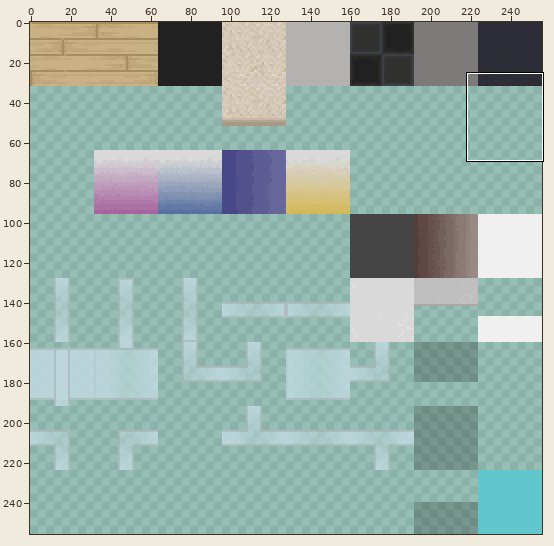
File history of a sprite sheet, floortileset.png. The picture above shows the old version from afar; the outline marks the close-up.
Close-up. Before the commit:
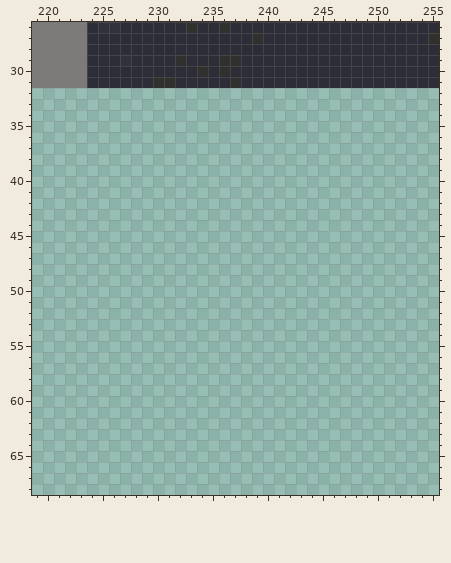
The file is 256x256 pixels. Colours within 5 levels of each other are drawn and written as one. Shown: x 219..255, y 26..68.
The result:
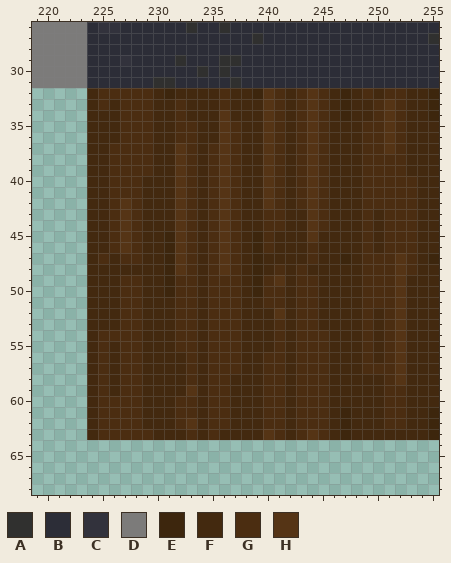
Palette (. is transparent): A #30302f  B #2c2d37  C #32323c  D #7c7b7a  E #3d260d  F #43290f  G #4b2d11  H #553415
Change:
y 32: x 224..255 ................................ -> FGGGGGFEFFFFGFFEHGFGHGFEFGFGGFFE
y 33: x 224..255 ................................ -> FGFGGGFFGFFFGFFFHGFGHGFEFFGHGFFE
y 34: x 224..255 ................................ -> FFFGGGFFGFFFHFFFHGFGHGFEFFGHGFFE
y 35..36: x 224..255 ................................ -> FFFGGGFFGGFFHGFFHGFGHGFFFGGHGFFF
y 37: x 224..255 ................................ -> FFGGGGFFHGFGHGFFHGFGHGFFFGGHGFFF
y 38..39: x 224..255 ................................ -> FFGGGGFFHGFGHGFFHGFGHGFFFGGGGFFF
y 40..41: x 224..255 ................................ -> FFGGGFFFHGFGHGFFHGFGHGFFFGGGGGFF
y 42: x 224..255 ................................ -> FFGHGFFFHGFGHGFFHGFGHGFFFGGGGGFF
y 43..44: x 224..255 ................................ -> FFGHGFFFHGFGHGFFGGFFHGFFFGFGGGFF
y 45: x 224..255 ................................ -> FFGHGFFEHGFGHGFEGFFFHFFFFGFGGGFF
y 46: x 224..255 ................................ -> FFGHGFFEHGFGHGFEGFFFGFFFFGFGGGFF
y 47: x 224..255 ................................ -> FGFGGFFEHGFGHGFEFFFFGFFEFGGGHGFE
y 48: x 224..255 ................................ -> FFFFFFFEHGFGHGFEFGFGFFFFFGGGHGFF
y 49: x 224..255 ................................ -> FFFGGFFEGGFGGGFEGHFGGFFFFGGGHFFF
y 50: x 224..255 ................................ -> FFFGGFFEGGFGGGFEGGFGGFFFFGGGHFFF
y 51: x 224..255 ................................ -> FFFGGFFFGGFGGGFFGGFGGFFFFGGGHFFF
y 52: x 224..255 ................................ -> FFFGGFFFGGFGGGFFFHFGGFFFFGFGHFFF
y 53: x 224..255 ................................ -> FFFGGFFFGGFGGGFFFGFGGFFFFGFGHFFF
y 54: x 224..255 ................................ -> FGGGGFFFGGFGGGFFFGFGGGFFFGFGHFFF
y 55: x 224..255 ................................ -> FGFGGFFFGGFGGGFFFGFGGGFFFGFGHFFF
y 56: x 224..255 ................................ -> FGFGGFFFFGFGGGFFGGFGGGFFFGFGHFFF
y 57: x 224..255 ................................ -> FGFGGFFFFGFGGGFFGGFGGGFFFGGGHFFF
y 58: x 224..255 ................................ -> FGFGGFFFFGFGGFFFGGFGGGFFFFFGHFFF
y 59: x 224..255 ................................ -> FGFGGFFFFHFGGFFFGGFGGGFFFFFGGFFF
y 60: x 224..255 ................................ -> FGGGGFFFGGFGGFFFGGFGGGFFFFFGGFFF
y 61: x 224..255 ................................ -> FGGGGFFFGGFGGFFFGGFGGGFEFFFGGFFE
y 62: x 224..255 ................................ -> FGGGGFFFGHFGGFFFGGFGGGFEFFFGGFFE
y 63: x 224..255 ................................ -> FGGGGGFFFGFGFFFFHGFGHGFEFFFFFFFE
Pixel boxes of the changes (left, top, right, bottom) in both close-ups:
added: (87, 88, 439, 440)
